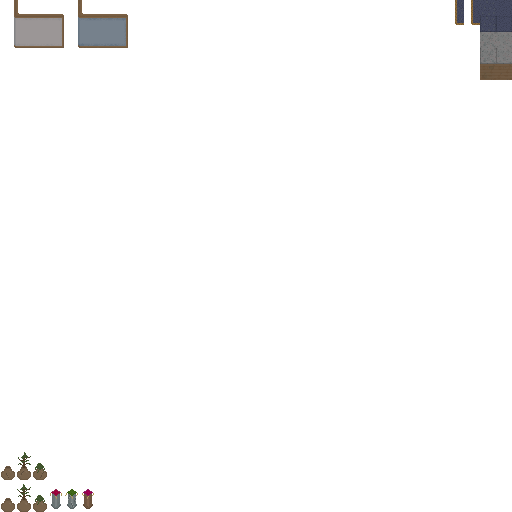
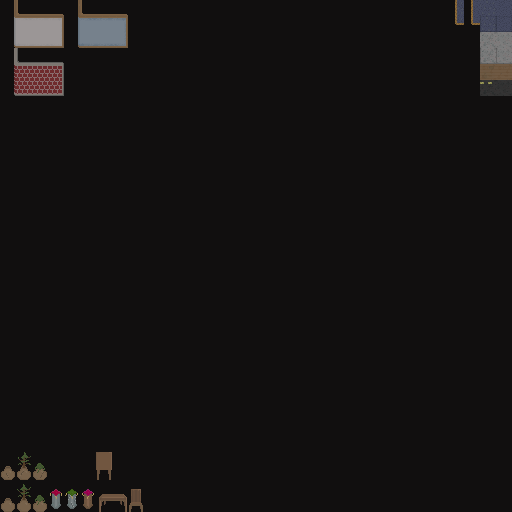
Layers edited between the first and the second 512×512 image:
added layer "Layer 43" in group "Ground Items" over [96, 452, 143, 512]
added layer "Layer 42" in group "Ground Items" over [99, 494, 127, 512]
added layer "Road" in group "Floors" over [480, 80, 512, 96]
added layer "Layer 41" in group "Walls" over [14, 48, 64, 96]
showed "Layer 0" over [0, 0, 512, 512]
